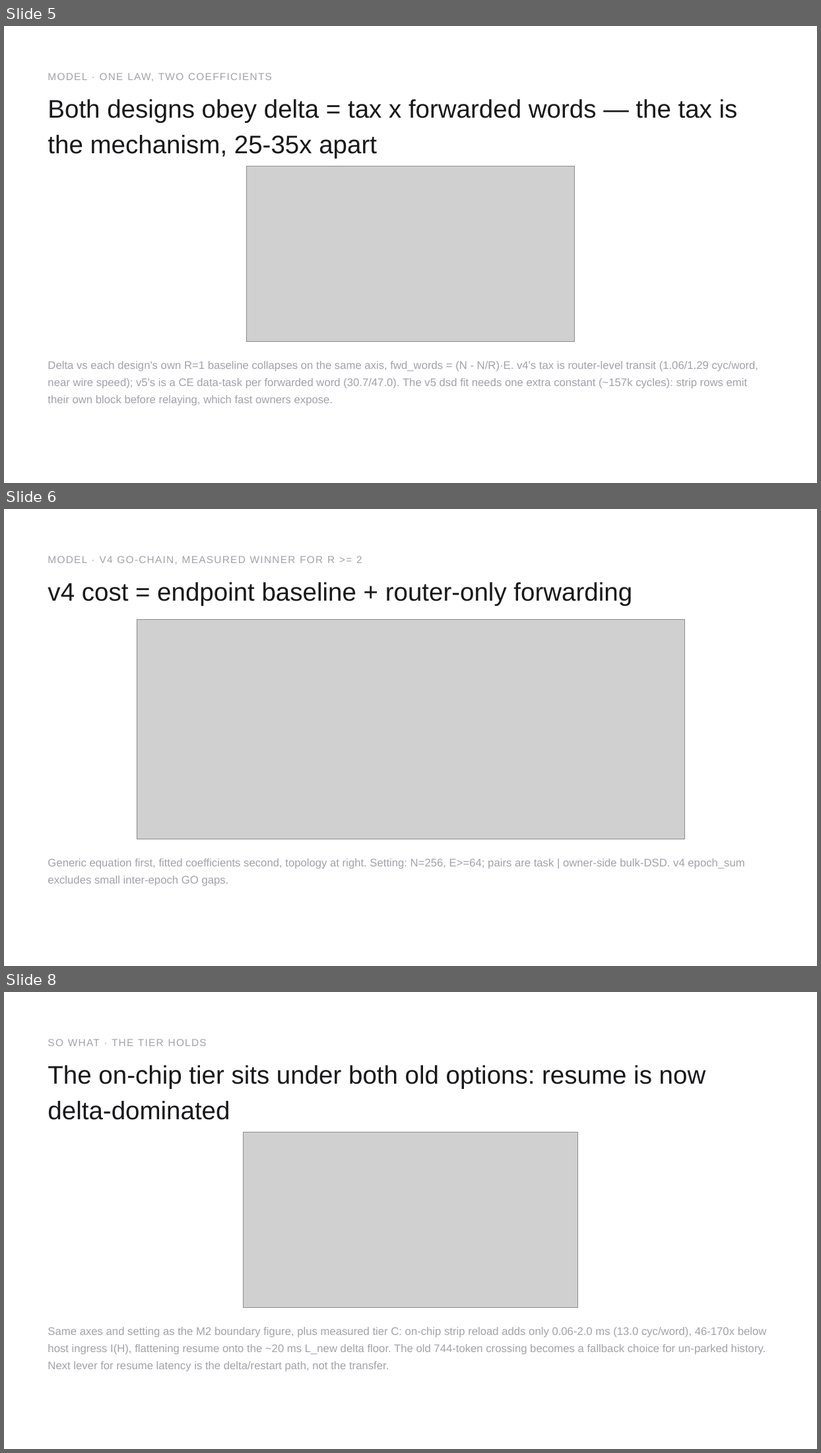
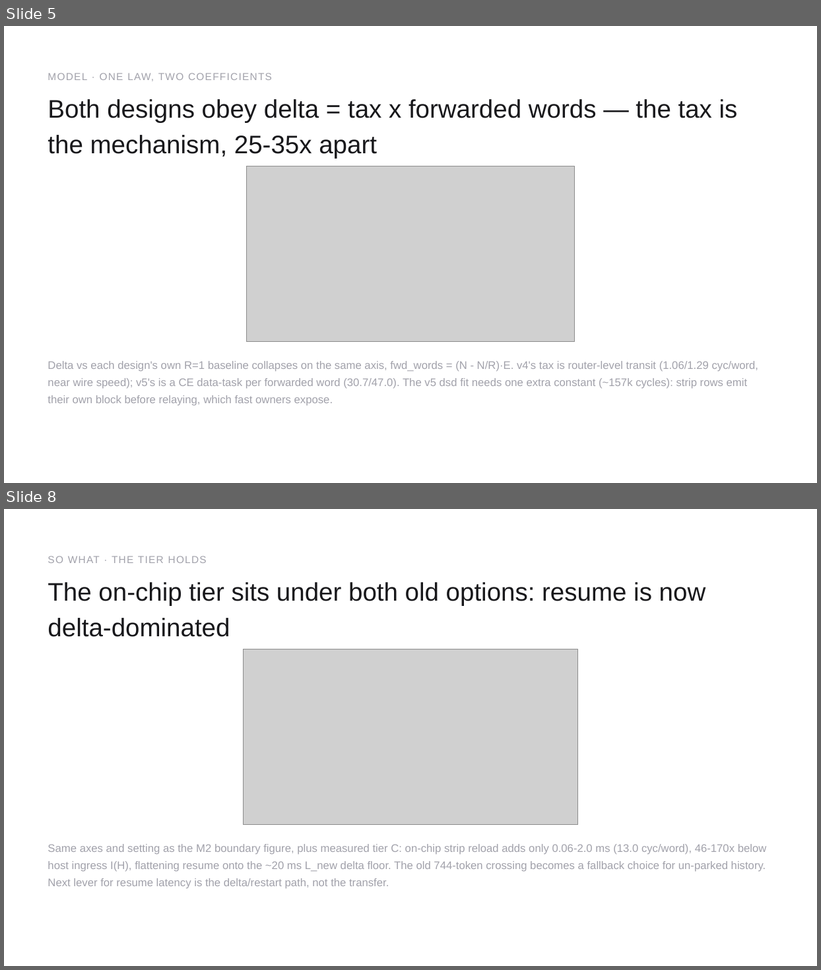
Before and after one commit to happyandslow/agent-memory, a slide deck: projects/WaferEngine-staging/meetings/2026-08-24.pptx. Shown one above the other, each under a label of ours: slides 5, 6 and 8 before the commit, slides 5 and 8 after it; the slides between them are not shown. The pictures are 821x1453 and 821x970 pixels, drawn with LibreOffice and Linux fonts; fonts in the diff are those of the drawing; grey boxes stand for pictures. Boxes give left, top, right and bottom in pixels: in the first picture for what was removed or moved away, otherwise in the second. Text is boxed around its words. In the diff, an @@ line names an element or a change of style, - is before the commit and + after.

Commit message:
WaferEngine-staging: weekly deck slides 6-7 rework (model panel; transport-vs-CE decomposition)

```diff
--- a/projects/WaferEngine-staging/meetings/2026-08-24.pptx
+++ b/projects/WaferEngine-staging/meetings/2026-08-24.pptx
@@ slide 6 removed at (x1=4, y1=509, x2=817, y2=966), background #FFFFFF @@
@@ text removed at (x1=48, y1=556, x2=362, y2=564) @@
-MODEL · V4 GO-CHAIN, MEASURED WINNER FOR R >= 2
@@ text removed at (x1=48, y1=582, x2=632, y2=605) @@
-v4 cost = endpoint baseline + router-only forwarding
@@ picture removed at (x1=137, y1=620, x2=684, y2=840) @@
@@ text removed at (x1=48, y1=859, x2=745, y2=887) @@
-Generic equation first, fitted coefficients second, topology at right. Setting: N=256, E>=64; pairs are task | owner-side bulk-DSD. v4 epoch_sum excludes small inter-epoch GO gaps.
```
Also in this commit, not shown: 2 slides added, 1 other slide removed, 9 other files.
